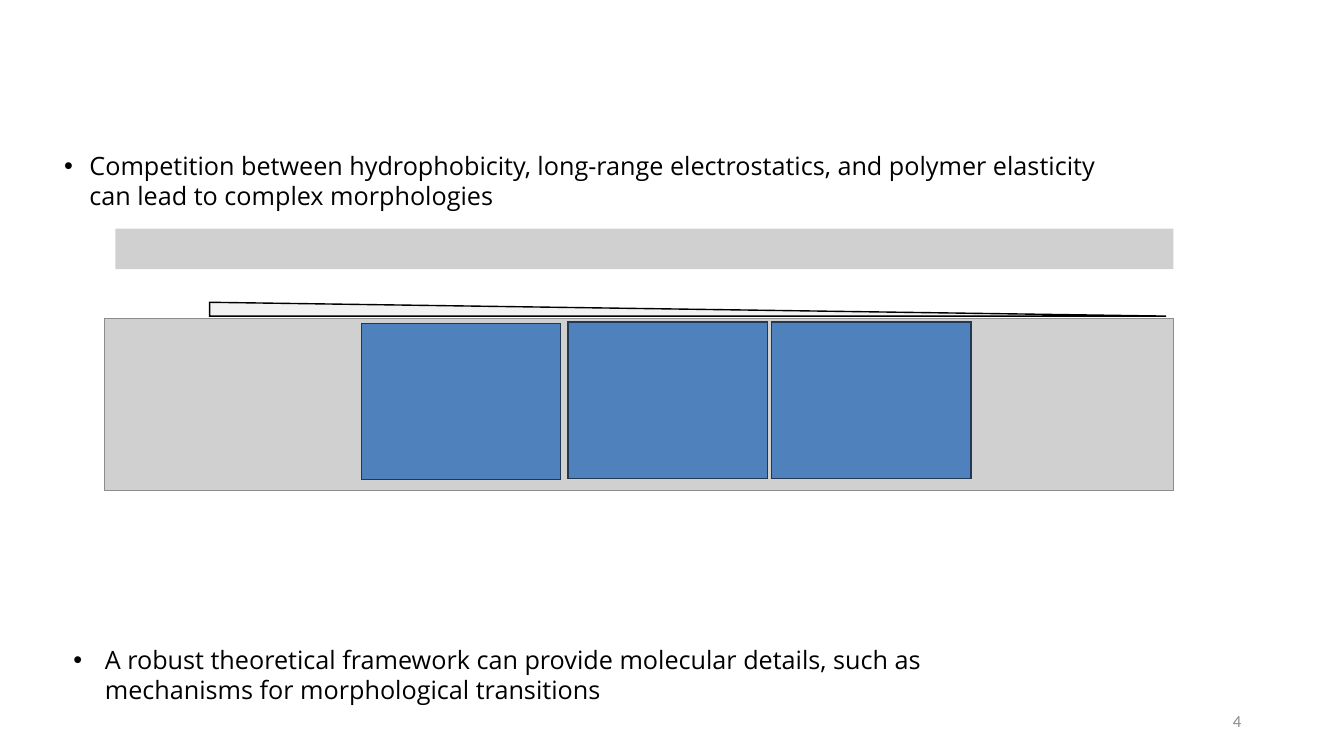
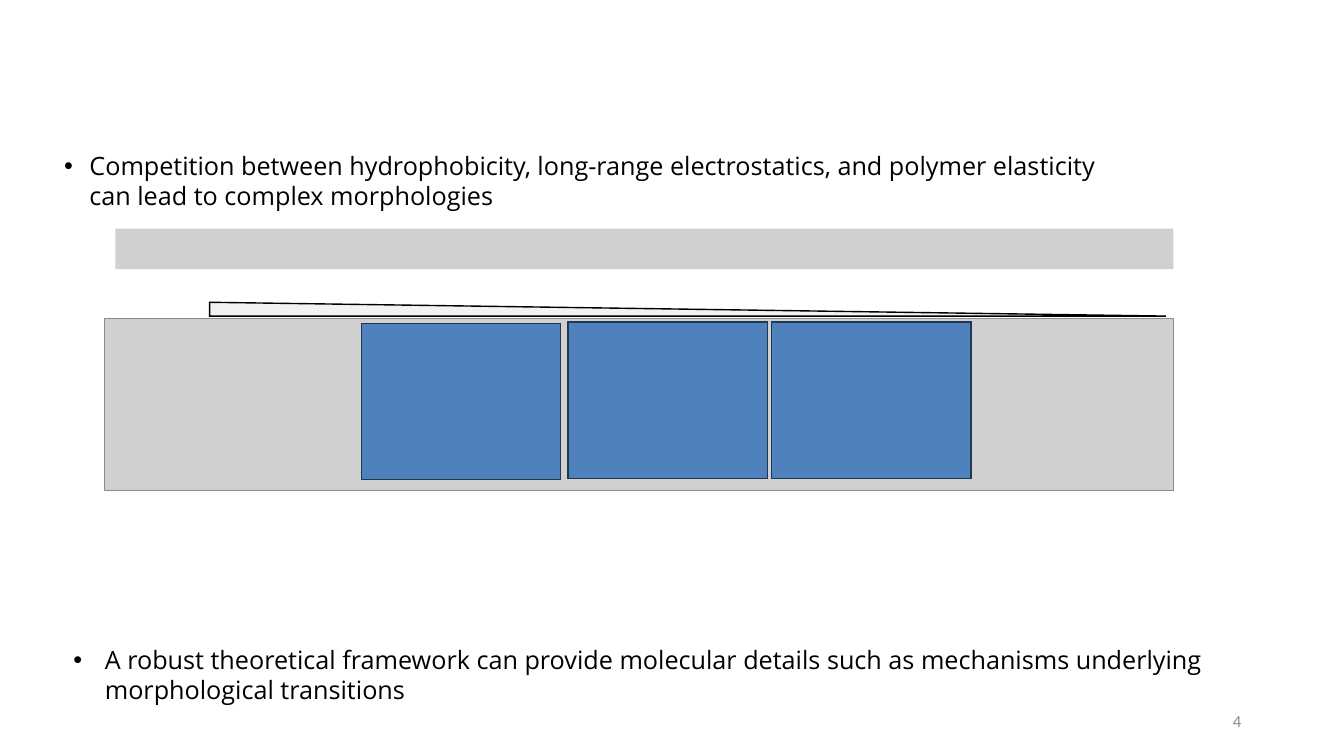
Before and after one commit to tyokokur/presentations, a slide deck: slide 4 of 20240722 NAF Intro.pptx. Drawn at 1344x756 pixels with LibreOffice and Linux fonts; fonts in the diff are those of the drawing; grey boxes stand for pictures; background and template pictures are left out. Boxes give left, top, right and bottom in pixels: in the first picture for what was removed or moved away, otherwise in the second. Text is boxed around its words. In the diff, an @@ line names an element or a change of style, - is before the commit and + after.

Commit message:
autocommit

```diff
--- a/20240722 NAF Intro.pptx
+++ b/20240722 NAF Intro.pptx
@@ text at [105,649,1201,705]: text changed @@
-• A robust theoretical framework can provide molecular details, such as mechanisms for morphological transitions
+• A robust theoretical framework can provide molecular details such as mechanisms underlying morphological transitions
```
